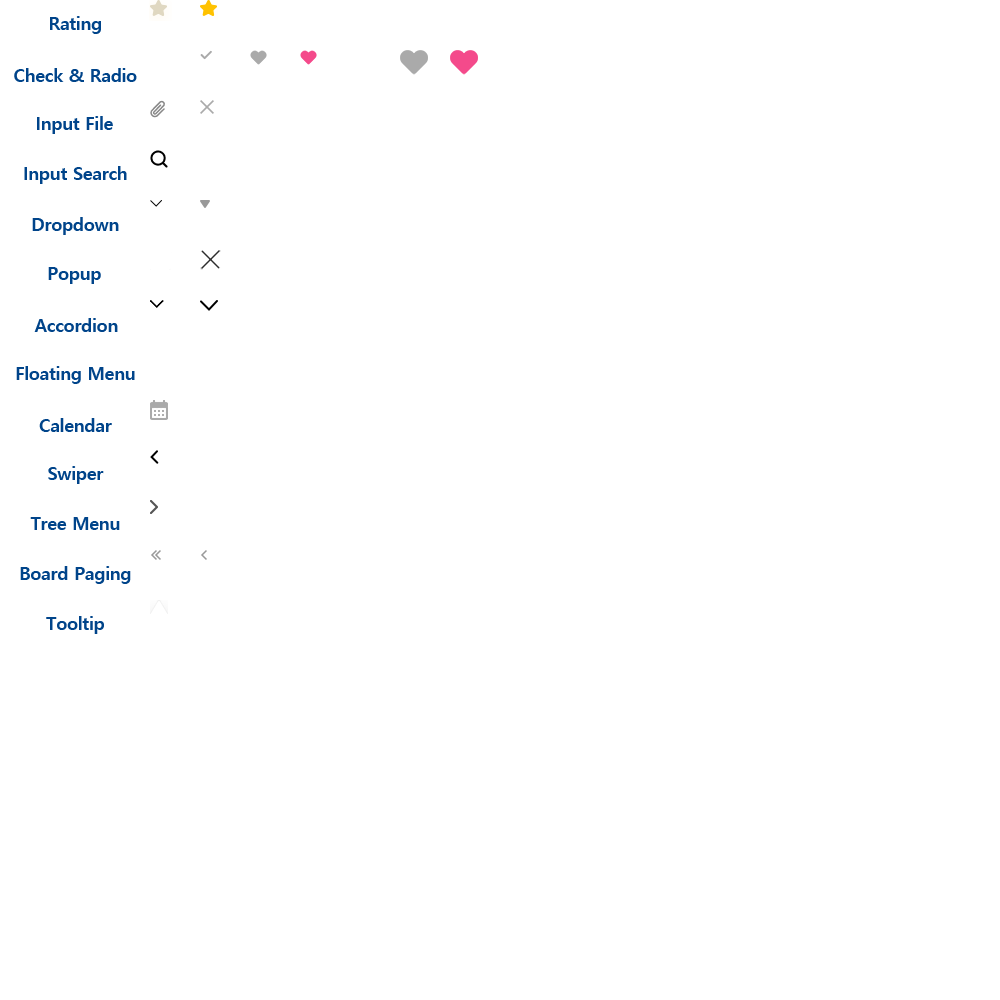
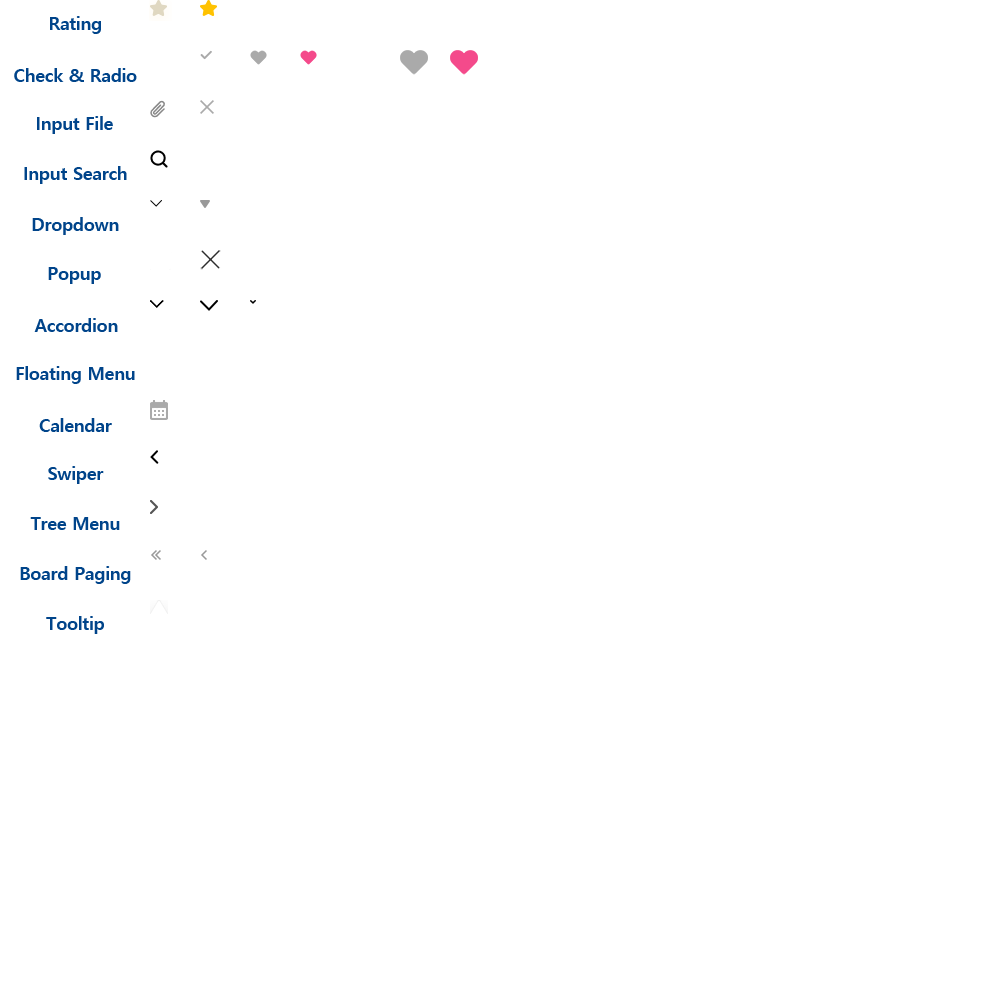
Layer changes from the first 1000x1000 image to the second:
added layer "레이어 36" in group "Accordion" over box(250, 300, 256, 304)
